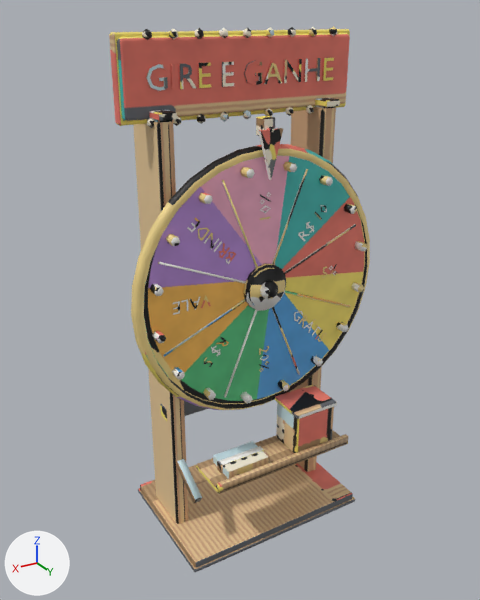
The FBX model unity/CheckoutSimulator/Assets/Resources/EventRigs/Rig_PrizeWheel.fbx, before and after one commit.
Before and after are seen from a camera (50 mm lens) standing at (2.08, 3.38, 3.28) and looking at (0.05, 0.0, 1.6). Arrows for +X, +Y and +Z are at lower left; the lights stay in place. The picture after the commit comes second. Where no turn or scale is listed for an object, it has been applied to the vertices. Vertices at exactly the same position are counted once.

In view in the first picture: 'Sorteio_WheelDisc__Disc', 'Sorteio_WheelStand__Flapper', 'Sorteio_WheelStand__Stand'.
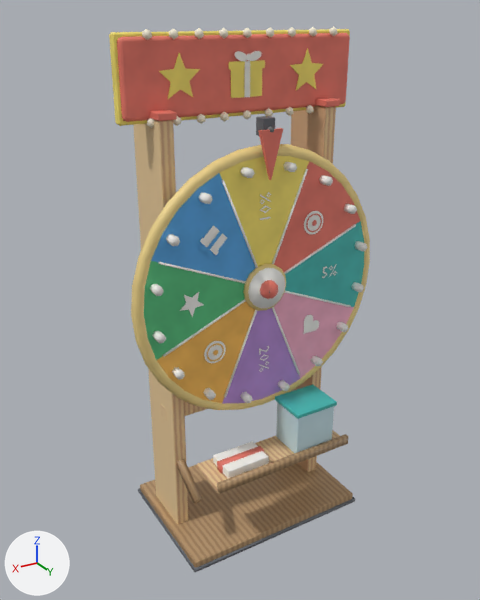
What differs and where, as boxes (x1, y1, x2, y2) in the pictures (480 x 600 px; the box of a moved part takes in the faces that stretch with it):
part 1 of me_sorteio_wheelstand__flapper, surface changed: (258, 128, 283, 180) in both
part 2 of me_sorteio_wheelstand__stand, added: after (234, 51, 247, 61)
part 3 of me_sorteio_wheelstand__stand, added: after (250, 51, 261, 61)
part 4 of me_sorteio_wheelstand__stand, added: after (228, 60, 265, 70)
part 5 of me_sorteio_wheelstand__stand, deleted: before (146, 64, 168, 91)
part 6 of me_sorteio_wheelstand__stand, deleted: before (322, 58, 334, 81)
part 7 of me_sorteio_wheelstand__stand, deleted: before (198, 62, 211, 88)
part 8 of me_sorteio_wheelstand__stand, deleted: before (283, 59, 302, 83)
part 9 of me_sorteio_wheelstand__stand, deleted: before (171, 64, 176, 90)
part 10 of me_sorteio_wheelstand__stand, moved or reshaped: before (179, 58, 321, 89); after (159, 48, 323, 99)
part 11 of me_sorteio_wheelstand__stand, surface changed: (109, 26, 355, 572) in both
part 12 of me_wheel_face_001, deleted: before (187, 217, 200, 232)
part 13 of me_wheel_face_001, moved or reshaped: before (173, 228, 236, 367); after (180, 226, 227, 363)
part 14 of me_wheel_face_001, moved or reshaped: before (298, 205, 327, 242); after (304, 211, 323, 234)
part 15 of me_wheel_face_001, moved or reshaped: before (294, 311, 321, 336); after (303, 315, 319, 334)
part 16 of me_wheel_face_001, surface changed: (140, 144, 370, 410) in both

What changed in the scene script:
```text
Change me_sorteio_wheelstand__flapper:
    where me_sorteio_wheelstand__flapper.from_pydata(...)  # 6 vertices, 5 faces; spans x -0.075..0.075, y 0.24..0.265, z 2.42..2.7
    me_sorteio_wheelstand__flapper part 1: texture (UV) coordinates of 5 of 5 faces, centred in x -0.037..0.038, y 0.24..0.265, z 2.56..2.7, changed; they spanned u 0.8..0.97, v 0.11..0.68 and now span u 0.64..0.98, v 0.07..0.94
Change me_wheel_face_001:
    remove me_wheel_face_001.from_pydata(...)  # 1039 vertices, 983 faces; spans x -0.86..0.86, y -0.03..0.14, z -0.86..0.86
    add me_wheel_face_001.from_pydata(...)  # 1062 vertices, 958 faces; spans x -0.86..0.86, y -0.03..0.14, z -0.86..0.86
    me_wheel_face_001 part 12: the loose piece of 12 vertices spanning x 0.43..0.51, y 0.04, z 0.42..0.51 is deleted
    me_wheel_face_001 part 13: 39 vertices moved from x 0.22..0.62, y 0.04, z -0.38..0.36 to x 0.3..0.55, y 0.04..0.05, z -0.41..0.44; 95 vertices removed from x 0.2..0.62, y 0.04, z -0.45..0.44; 125 vertices added at x 0.26..0.58, y 0.04..0.05, z -0.43..0.44
    me_wheel_face_001 part 14: 15 vertices moved from x -0.45..-0.28, y 0.04, z 0.25..0.42 to x -0.41..-0.29, y 0.04, z 0.29..0.41; 33 vertices removed from x -0.45..-0.24, y 0.04, z 0.24..0.46; 52 vertices added at x -0.43..-0.28, y 0.04, z 0.28..0.43
    me_wheel_face_001 part 15: 5 vertices moved from x -0.46..-0.29, y 0.04, z -0.4..-0.26 to x -0.44..-0.31, y 0.04, z -0.37..-0.27; 42 vertices removed from x -0.42..-0.23, y 0.04, z -0.43..-0.23; 20 vertices added at x -0.43..-0.31, y 0.04, z -0.4..-0.27
    me_wheel_face_001 part 16: 724 kept faces spanning x -0.86..0.86, y -0.03..0.14, z -0.86..0.86 get new texture (UV) coordinates
    other edits to the shape of me_wheel_face_001 do not show in these pictures
Change me_sorteio_wheelstand__stand:
    remove me_sorteio_wheelstand__stand.from_pydata(...)  # 1038 vertices, 1261 faces; spans x -0.77..0.77, y -0.46..0.52, z 0.0..3.22
    add me_sorteio_wheelstand__stand.from_pydata(...)  # 1036 vertices, 1250 faces; spans x -0.77..0.77, y -0.46..0.52, z 0.0..3.22
    me_sorteio_wheelstand__stand part 2: a new loose piece of 48 vertices spanning x 0.0..0.09, y 0.0..0.01, z 3.04..3.1, in mat_sorteio_wheelstand_mat (picture img_sorteio_wheelstand_basecolor_png)
    me_sorteio_wheelstand__stand part 3: a new loose piece of 48 vertices spanning x -0.09..0.0, y 0.01, z 3.04..3.1, in mat_sorteio_wheelstand_mat (picture img_sorteio_wheelstand_basecolor_png)
    me_sorteio_wheelstand__stand part 4: a new loose piece of 40 vertices spanning x -0.12..0.12, y 0.0, z 3.0..3.04, in mat_sorteio_wheelstand_mat (picture img_sorteio_wheelstand_basecolor_png)
    me_sorteio_wheelstand__stand part 5: the loose piece of 44 vertices spanning x 0.5..0.61, y -0.01..0.0, z 2.91..3.04 is deleted
    me_sorteio_wheelstand__stand part 6: the loose piece of 24 vertices spanning x -0.62..-0.54, y -0.01..0.0, z 2.91..3.04 is deleted
    me_sorteio_wheelstand__stand part 7: the loose piece of 24 vertices spanning x 0.23..0.31, y -0.01..0.0, z 2.91..3.04 is deleted
    me_sorteio_wheelstand__stand part 8: the loose piece of 20 vertices spanning x -0.38..-0.26, y -0.01..0.0, z 2.91..3.04 is deleted
    me_sorteio_wheelstand__stand part 9: the loose piece of 8 vertices spanning x 0.45..0.47, y -0.01..0.0, z 2.91..3.04 is deleted
    me_sorteio_wheelstand__stand part 10: 20 vertices moved from x -0.5..0.4, y -0.01..0.0, z 2.91..3.04 to x -0.48..0.48, y -0.01..0.0, z 2.86..3.1; 137 vertices removed from x -0.51..0.42, y -0.01..0.0, z 2.91..3.04; 63 vertices added at x -0.54..0.54, y -0.01..0.01, z 2.85..3.1
    me_sorteio_wheelstand__stand part 11: 855 kept faces spanning x -0.77..0.77, y -0.46..0.52, z 0.0..3.22 get new texture (UV) coordinates
    other edits to the shape of me_sorteio_wheelstand__stand do not show in these pictures
```
